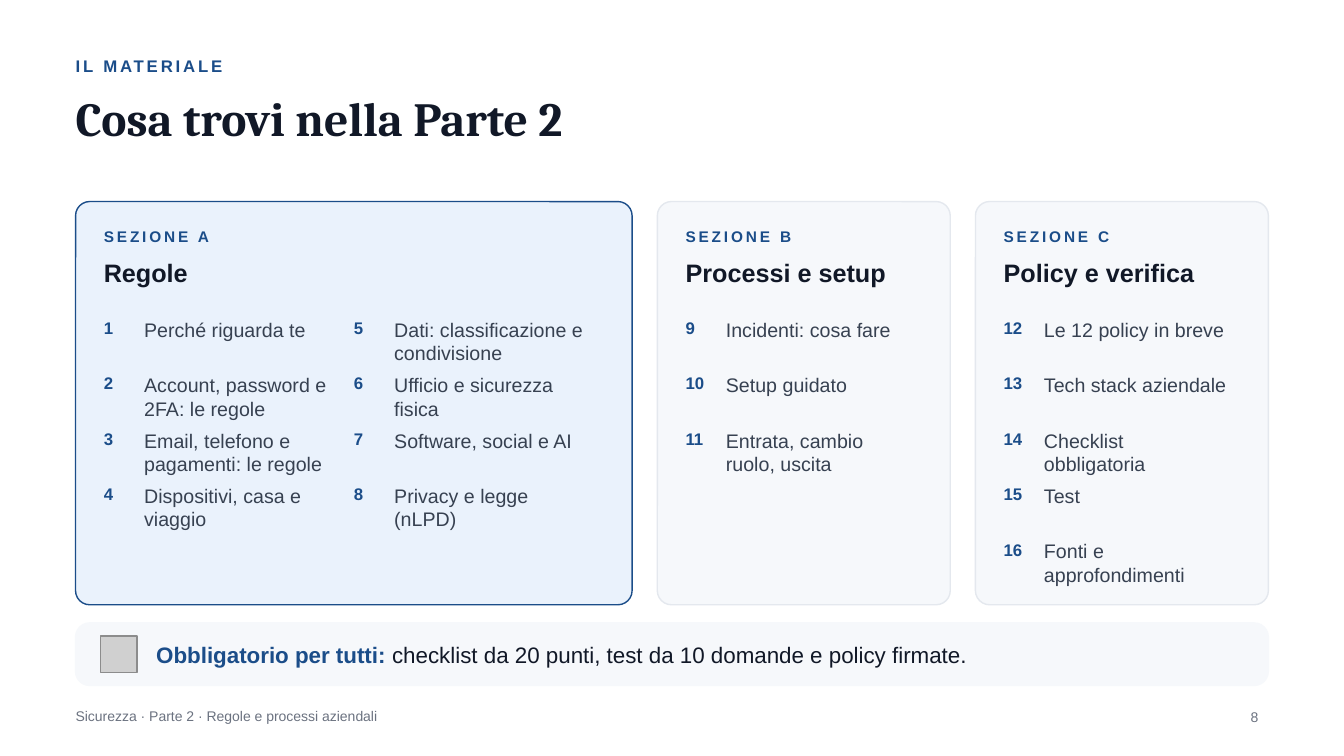
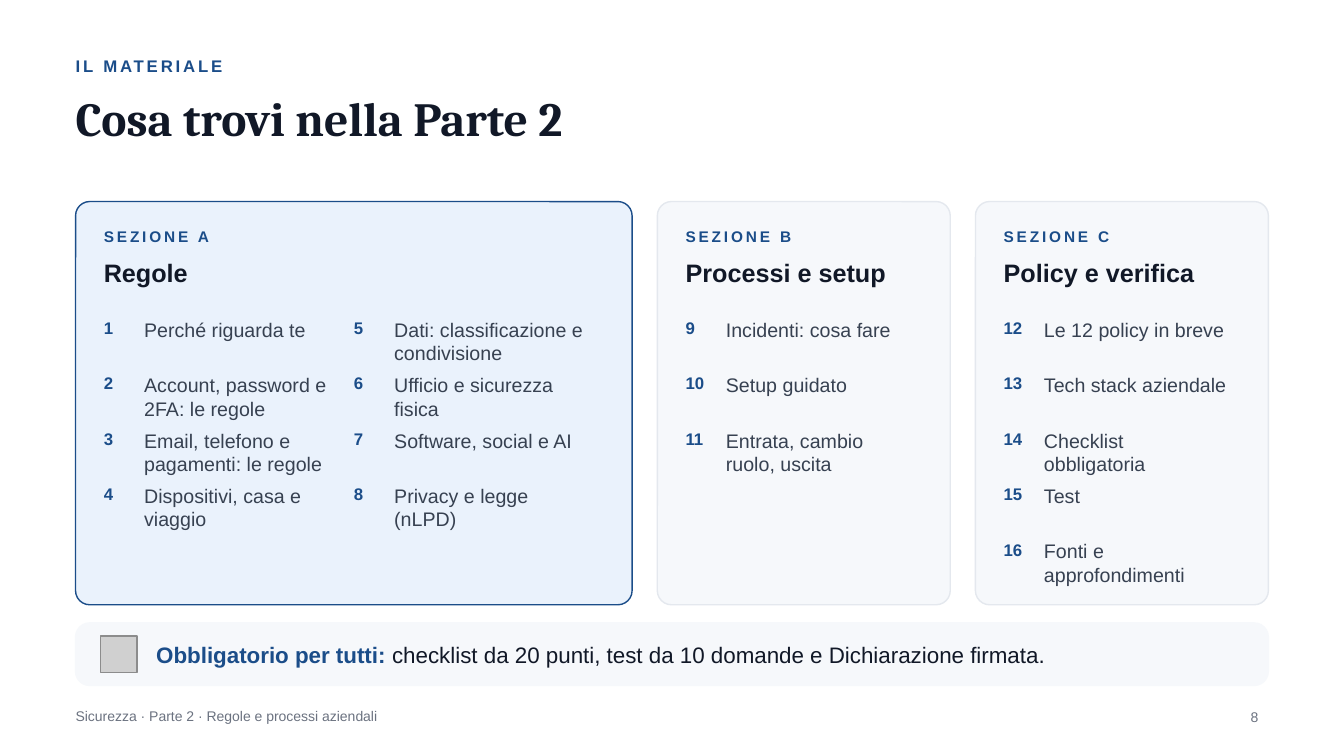
Before and after one commit to Mr-Hodler/IT-Security-AI-CrossCompany, a slide deck: slide 8 of Sicurezza Parte 2, Presentazione.pptx. Drawn at 1344x756 pixels with LibreOffice and Linux fonts; fonts in the diff are those of the drawing; grey boxes stand for pictures. Boxes give left, top, right and bottom in pixels: in the first picture for what was removed or moved away, otherwise in the second. Text is boxed around its words. In the diff, an @@ line names an element or a change of style, - is before the commit and + after.

Commit message:
Dichiarazione di sicurezza al posto del Policy Set

```diff
--- a/Sicurezza Parte 2, Presentazione.pptx
+++ b/Sicurezza Parte 2, Presentazione.pptx
@@ text at (156,646,1044,668): text changed @@
-Obbligatorio per tutti: checklist da 20 punti, test da 10 domande e policy firmate.
+Obbligatorio per tutti: checklist da 20 punti, test da 10 domande e Dichiarazione firmata.
```
Also in this commit, not shown: 1 other slide changed, 5 other files.
